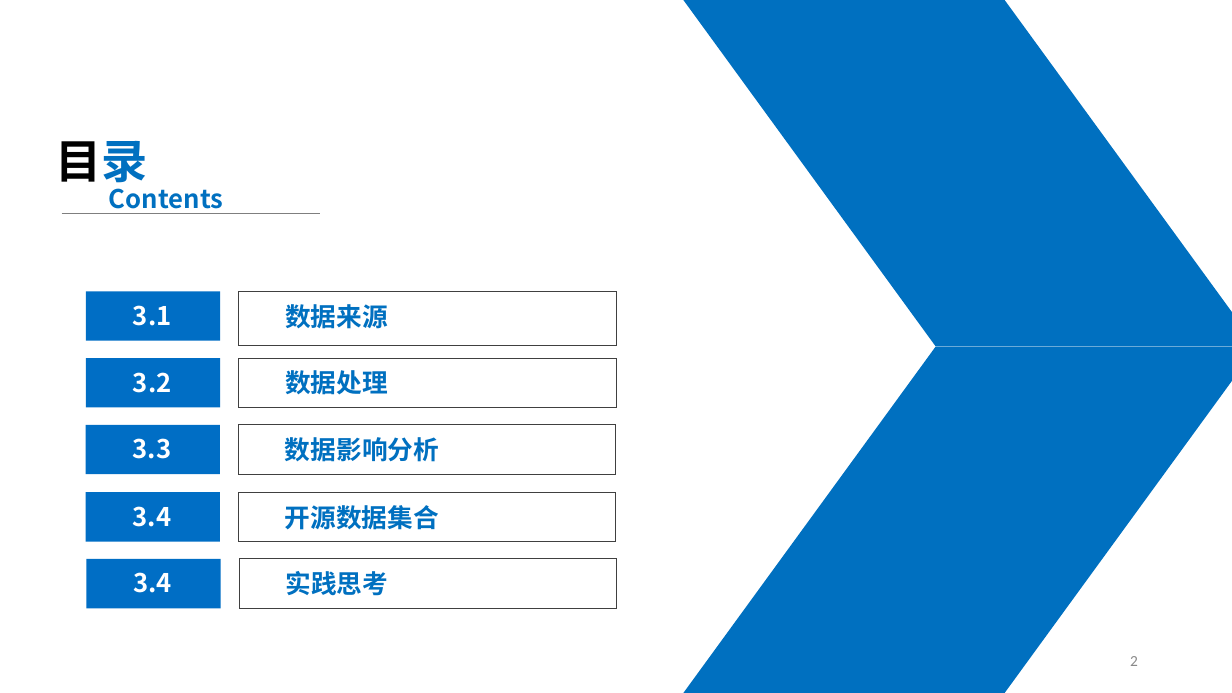
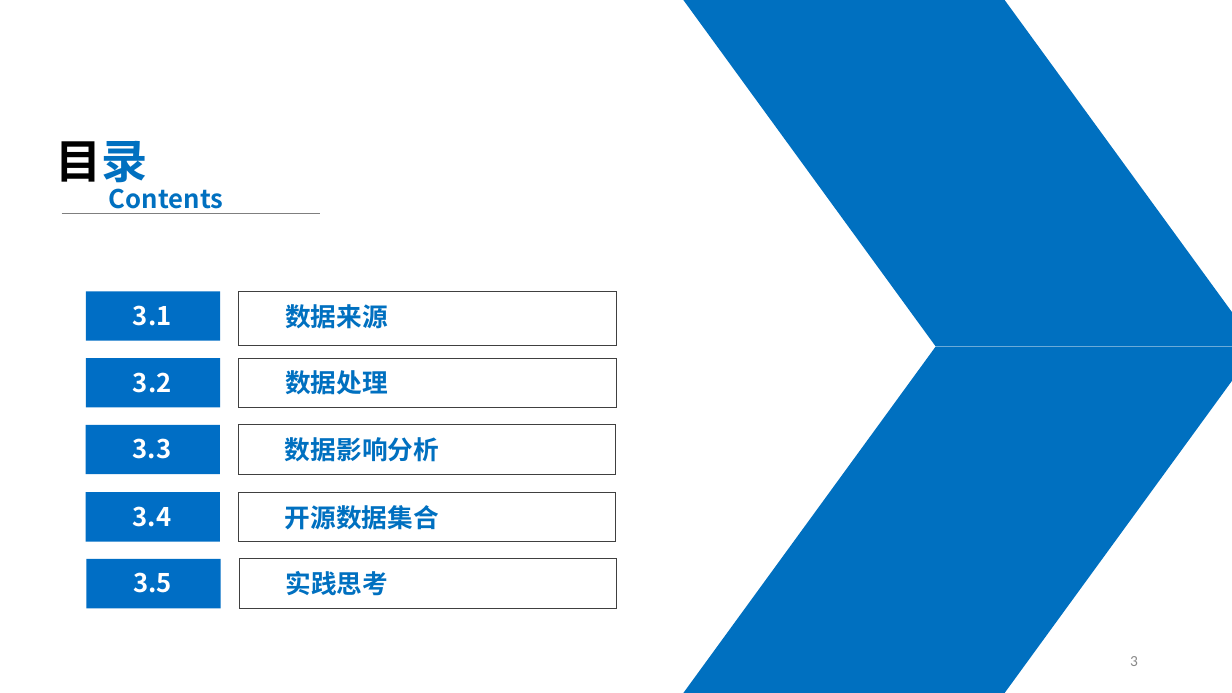
Before and after one commit to intro-llm/intro-llm.github.io, a slide deck: slide 3 of slides/ch3.pptx (slide 2 before the commit). Drawn at 1232x693 pixels with LibreOffice and Linux fonts; fonts in the diff are those of the drawing; background and template pictures are left out. Boxes give left, top, right and bottom in pixels: in the first picture for what was removed or moved away, otherwise in the second. Text is boxed around its words. In the diff, an @@ line names an element or a change of style, - is before the commit and + after.

```diff
--- a/slides/ch3.pptx
+++ b/slides/ch3.pptx
@@ text at (133,572,172,593): text changed @@
-3.4
+3.5
@@ page number at (1130,656,1138,666): text changed @@
-2
+3
```
Also in this commit, not shown: 6 other slides changed, 1 other file.
